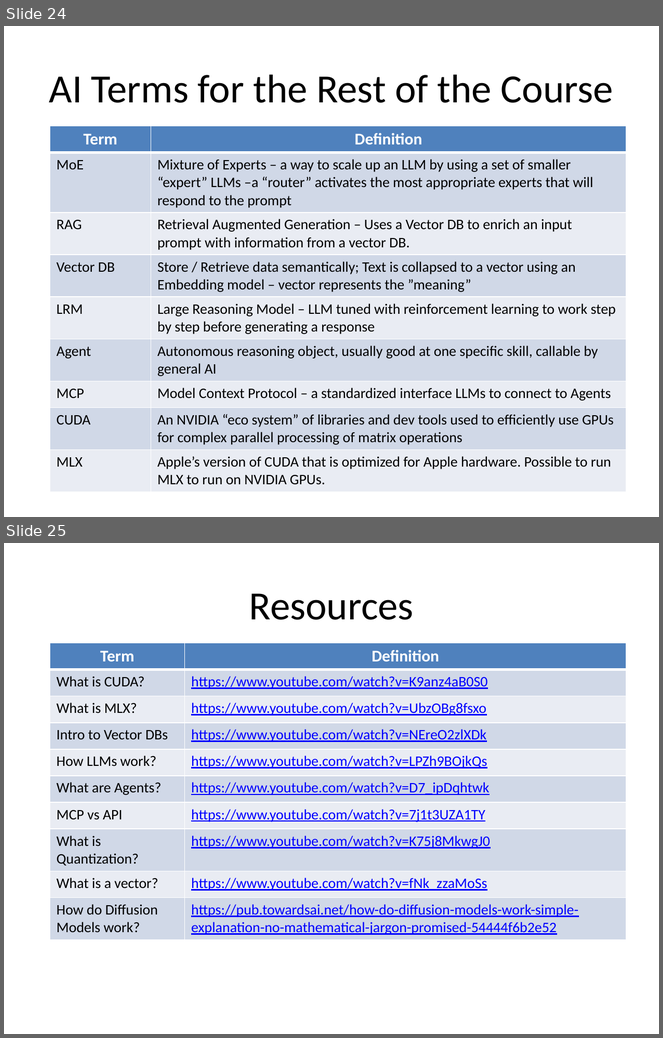
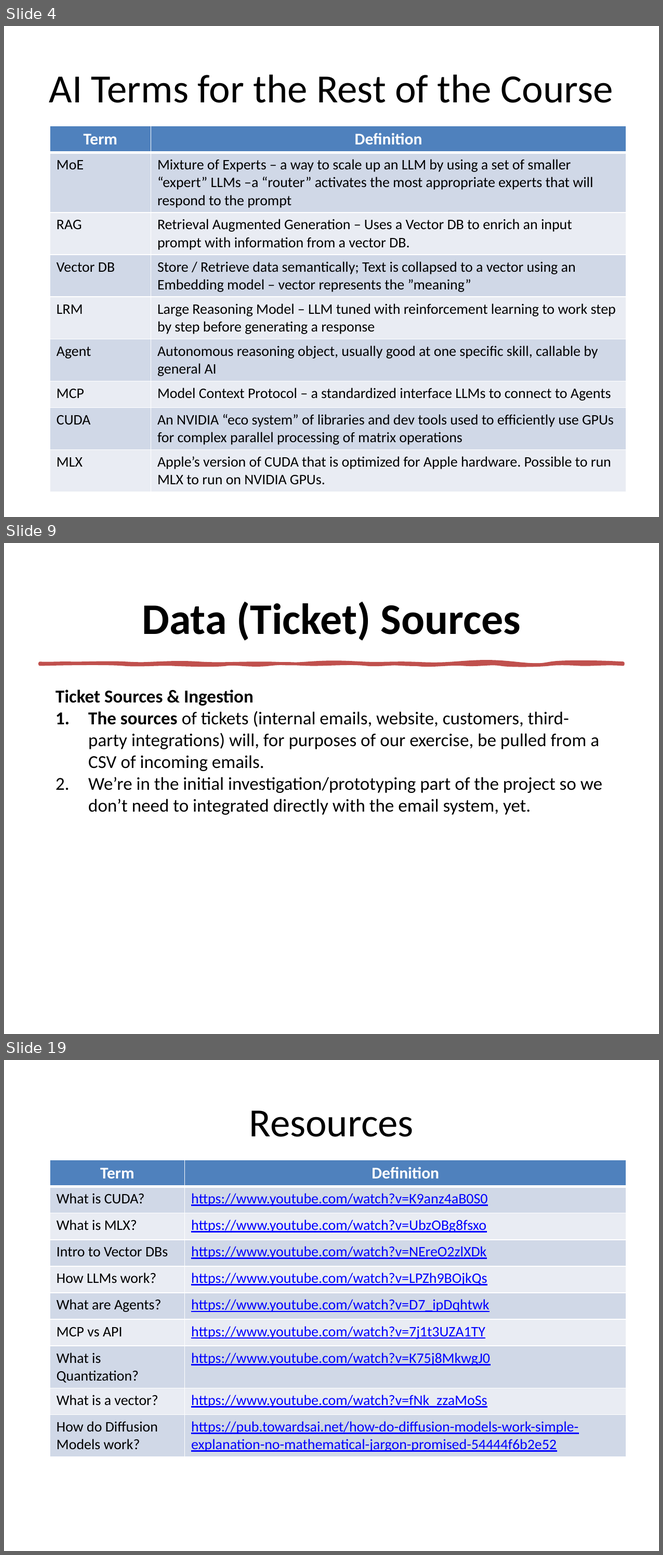
Before and after one commit to tniccum21/LLM_Class, a slide deck: Week02/Week02.pptx. Shown one above the other, each under a label of ours: slides 24 and 25 before the commit, slides 4, 9 and 19 after it; the slides between them are not shown. The pictures are 663x1038 and 663x1555 pixels, drawn with LibreOffice and Linux fonts; fonts in the diff are those of the drawing. Boxes give left, top, right and bottom in pixels: in the first picture for what was removed or moved away, otherwise in the second. Text is boxed around its words. In the diff, an @@ line names an element or a change of style, - is before the commit and + after.

Commit message:
Refactor Week02: Remove redundant files and update gitignore
- Update .gitignore to exclude Week03 and source files
- Remove old ticket triage implementation files
- Remove large dataset CSV (dataset-tickets-multi-lang3-4k.csv)
- Update Week02 PowerPoint presentation
- Keep cleaned dataset and notebook versions for reference

```diff
--- a/Week02/Week02.pptx
+++ b/Week02/Week02.pptx
@@ slide 9 added at box(4, 543, 659, 1034), background #FFFFFF @@
@@ title added at box(142, 602, 521, 641), 48 pt, text #000000, bold @@
+Data (Ticket) Sources
@@ freeform shape added at box(40, 663, 623, 664), fill #C0504D, outline #C0504D 3.25 pt @@
@@ text added at box(55, 690, 603, 815), 20 pt, text #000000 @@
+Ticket Sources & Ingestion
+1. The sources of tickets (internal emails, website, customers, third-party integrations) will, for purposes of our exercise, be pulled from a CSV of incoming emails.
+2. We’re in the initial investigation/prototyping part of the project so we don’t need to integrated directly with the email system, yet.
@@ what was slide 24 is now slide 4 @@
@@ what was slide 25 is now slide 19 @@
```
Also in this commit, not shown: 3 slides changed, 13 other slides added, 22 slides removed, 5 other files.
